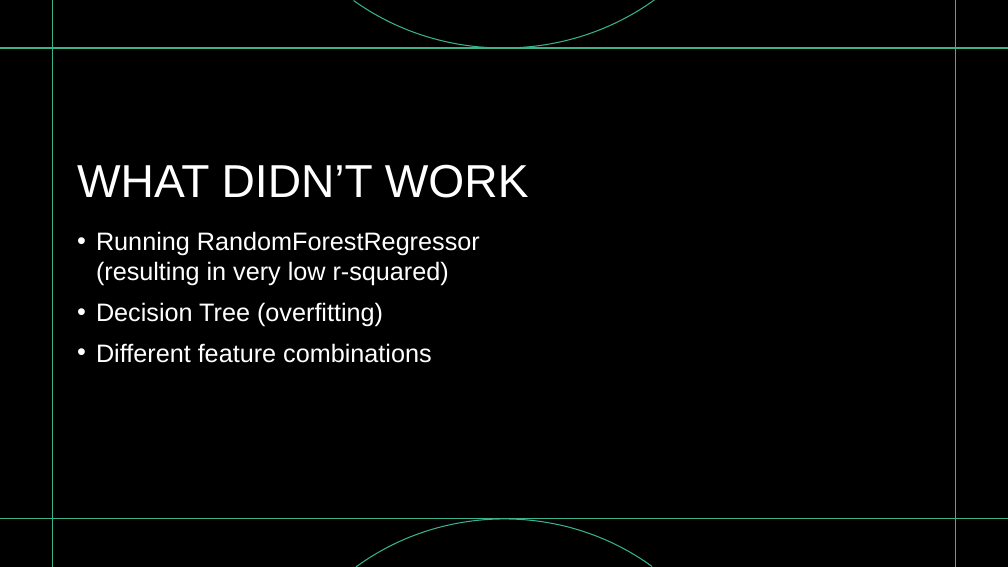
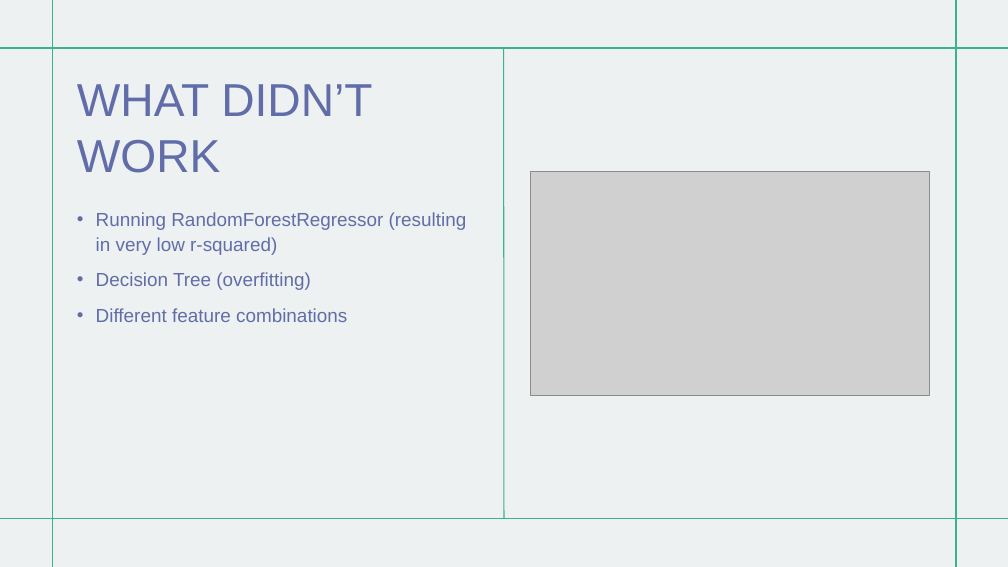
Before and after one commit to cmattcasey/ISDS7070, a slide deck: slide 8 of Group_Project_Presentation_V3.pptx. Drawn at 1008x567 pixels with LibreOffice and Linux fonts; fonts in the diff are those of the drawing; grey boxes stand for pictures; background and template pictures are left out. Boxes give left, top, right and bottom in pixels: in the first picture for what was removed or moved away, otherwise in the second. Text is boxed around its words. In the diff, an @@ line names an element or a change of style, - is before the commit and + after.

```diff
--- a/Group_Project_Presentation_V3.pptx
+++ b/Group_Project_Presentation_V3.pptx
@@ background picture (left out) to #FFFFFF @@
@@ rectangle at <box>0,0,1008,567</box>: fill #000000 to #EEF1F1 @@
@@ rectangle removed at <box>0,0,1008,567</box> @@
@@ freeform shape removed at <box>354,0,655,48</box> @@
@@ line added from (504, 518) to (504, 48), #3AB28D 1 pt @@
@@ title "WHAT DIDN’T WORK": place and size @@
-title "WHAT DIDN’T WORK" at <box>77,164,529,198</box>
+title "WHAT DIDN’T WORK" at <box>77,84,372,173</box>
@@ title "WHAT DIDN’T WORK" at <box>77,84,372,173</box>: text colour #FFFFFF to #616DA8; vertical alignment bottom to middle @@
@@ picture added at <box>531,171,930,395</box> @@
@@ text "Running RandomForestRegressor (resulting in very ...": place and size @@
-text "Running RandomForestRegressor (resulting in very ..." at <box>96,231,480,363</box>
+text "Running RandomForestRegressor (resulting in very ..." at <box>96,212,467,322</box>
@@ text "Running RandomForestRegressor (resulting in very ..." at <box>96,212,467,322</box>: size 24 to 18 pt, text colour #FFFFFF to #616DA8; line spacing 1 to 1.1 @@
@@ freeform shape removed at <box>356,519,653,567</box> @@
```
Also in this commit, not shown: 1 other slide changed.
